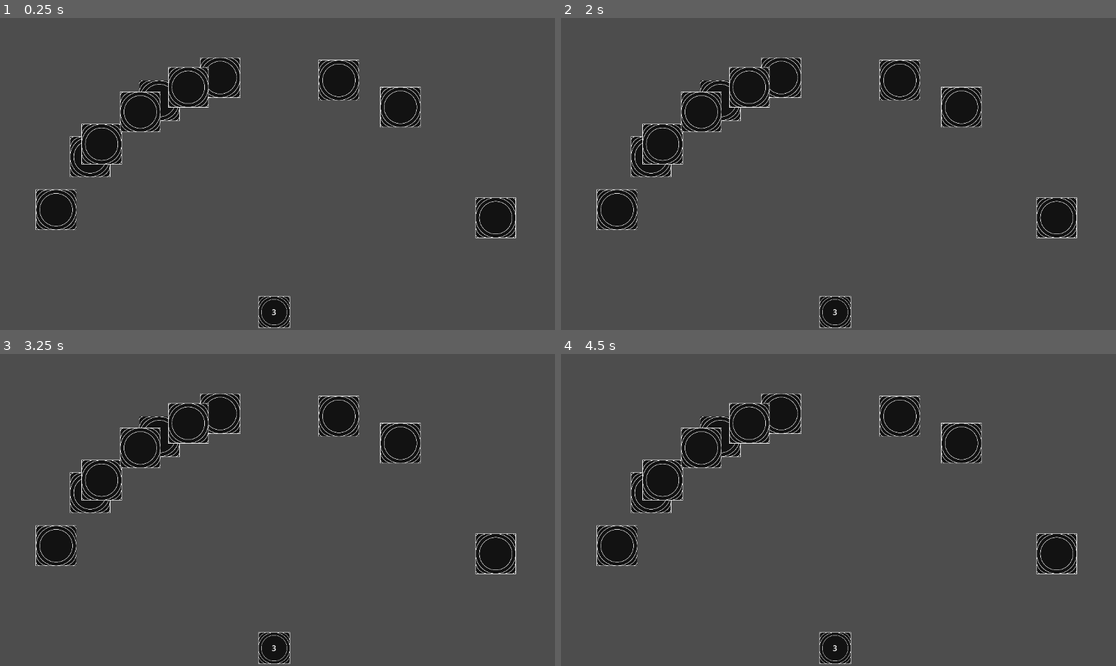
Above: before the commit, frames 1-4 (two rows, left to right).
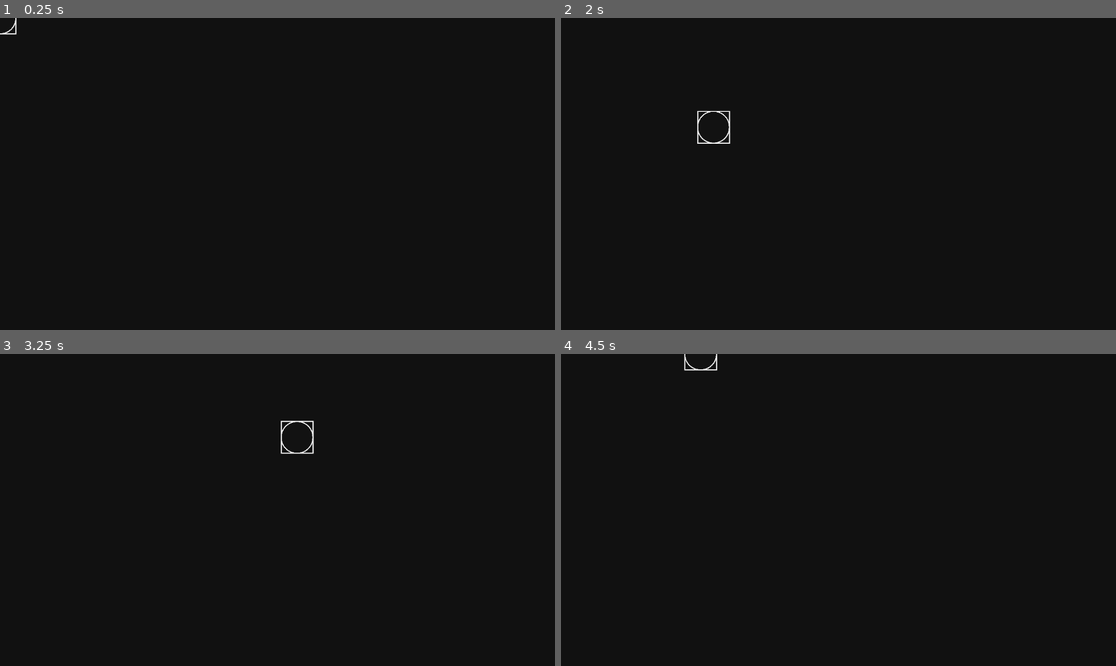
Above: after the commit, the same moments.

Repository: MemeCake789/Base01
Game: Godot game, scene res://main.tscn
Same seed, same stepped clock (60 frames per second), same inputs: the game is played once before the commit and once after it.
Inputs:
- Up to frame 1 (0.25 s): no input
- Up to frame 2 (2 s): tap Enter at 0.5 s; hold D (move_right, bound only after the commit) 0.53-1.28 s; tap Tab at 0.6 s; hold S (move_down, bound only after the commit) from 1.28 s (still down); tap Backspace at 1.35 s
- Up to frame 3 (3.25 s): release S (move_down, bound only after the commit) at 2.03 s; hold D (move_right, bound only after the commit) 2.03-2.78 s; tap Tab at 2.1 s; hold W (move_up, bound only after the commit) from 2.78 s (still down); tap Backspace at 2.85 s
- Up to frame 4 (4.5 s): release W (move_up, bound only after the commit) at 3.53 s; hold A (move_left, bound only after the commit) from 3.53 s (still down); tap Tab at 3.6 s; tap Backspace at 4.35 s

The runs differ from the first frame. In frame 1, 93% of the frame differs, in the area x 0-100%, y 0-100%; in frame 2, 93%; in frame 3, 93%; in frame 4, 93%.

Commit message:
New Game Concept
- New Game Idea : Top Down Shooter

Diff:
--- a/base.gd
+++ /dev/null
@@ -1,26 +0,0 @@
-extends Node2D
-
-@onready var enemy_spawn_pivot: Marker2D = %EnemySpawnPoint
-
-# Properties
-@export var radius : int = 500
-
-var item_scene = load("res://temp.tscn")
-
-func _ready():
-	var spawn_point_position = enemy_spawn_pivot.global_position
-
-	# Spawn enemies randomly around the spawn point
-	for _i in range(10):
-		# Generate a random angle between 0 and -π radians
-		var angle = randf_range(-0.34, -PI + 0.34)
-
-		# Calculate x and y coordinates
-		var x = cos(angle) * radius
-		var y = sin(angle) * radius
-
-		var start_position = Vector2(x, y)
-
-		var item = item_scene.instantiate()
-		item.position = start_position
-		add_child(item)
--- a/base.tscn
+++ /dev/null
@@ -1,34 +0,0 @@
-[gd_scene load_steps=4 format=3 uid="uid://bsgsg8ewjcgsk"]
-
-[ext_resource type="Texture2D" uid="uid://cyjlt8k2d8x2w" path="res://Assets/Base.png" id="1_327ae"]
-[ext_resource type="Script" path="res://base.gd" id="1_xu8bg"]
-
-[sub_resource type="RectangleShape2D" id="RectangleShape2D_cceck"]
-size = Vector2(68, 68)
-
-[node name="Base" type="Node2D"]
-position = Vector2(32, 32)
-script = ExtResource("1_xu8bg")
-
-[node name="Base" type="Sprite2D" parent="."]
-position = Vector2(1.90735e-06, 1.90735e-06)
-scale = Vector2(0.170103, 0.170103)
-texture = ExtResource("1_327ae")
-
-[node name="Hitbox" type="Area2D" parent="."]
-
-[node name="CollisionShape2D" type="CollisionShape2D" parent="Hitbox"]
-shape = SubResource("RectangleShape2D_cceck")
-
-[node name="Health" type="RichTextLabel" parent="."]
-offset_left = -13.0
-offset_top = -12.0
-offset_right = 13.0
-offset_bottom = 14.0
-bbcode_enabled = true
-text = "[center]3"
-metadata/_edit_use_anchors_ = true
-
-[node name="EnemySpawnPoint" type="Marker2D" parent="."]
-unique_name_in_owner = true
-gizmo_extents = 550.0
--- /dev/null
+++ b/icon.svg
@@ -0,0 +1 @@
+<svg xmlns="http://www.w3.org/2000/svg" width="128" height="128"><rect width="124" height="124" x="2" y="2" fill="#363d52" stroke="#212532" stroke-width="4" rx="14"/><g fill="#fff" transform="translate(12.322 12.322)scale(.101)"><path d="M105 673v33q407 354 814 0v-33z"/><path fill="#478cbf" d="m105 673 152 14q12 1 15 14l4 67 132 10 8-61q2-11 15-15h162q13 4 15 15l8 61 132-10 4-67q3-13 15-14l152-14V427q30-39 56-81-35-59-83-108-43 20-82 47-40-37-88-64 7-51 8-102-59-28-123-42-26 43-46 89-49-7-98 0-20-46-46-89-64 14-123 42 1 51 8 102-48 27-88 64-39-27-82-47-48 49-83 108 26 42 56 81zm0 33v39c0 276 813 276 814 0v-39l-134 12-5 69q-2 10-14 13l-162 11q-12 0-16-11l-10-65H446l-10 65q-4 11-16 11l-162-11q-12-3-14-13l-5-69z"/><path d="M483 600c0 34 58 34 58 0v-86c0-34-58-34-58 0z"/><circle cx="725" cy="526" r="90"/><circle cx="299" cy="526" r="90"/></g><g fill="#414042" transform="translate(12.322 12.322)scale(.101)"><circle cx="307" cy="532" r="60"/><circle cx="717" cy="532" r="60"/></g></svg>
--- /dev/null
+++ b/main.gd
@@ -0,0 +1,50 @@
+extends Node2D
+
+# original code by CowThing: https://github.com/godotengine/godot/issues/6506
+# port to Godot 3 and bugfixes by atomius.
+
+# usage:
+# set this script as AutoLoad (Singleton enabled)
+#
+# in the project settings:
+# [display]
+# set 'window/size/width' and 'window/size/height' to your desired render resolution.
+# set 'window/size/test_width' and 'window/size/test_height' to the initial window size.
+# set 'window/stretch/mode' to "viewport"
+#
+# [rendering]
+# set 'quality/2d/use_pixel_snap' to true.
+
+
+
+@onready var root = get_tree().root
+@onready var base_size = root.get_visible_rect().size
+
+
+func _ready():
+
+	root.set_attach_to_screen_rect(root.get_visible_rect())
+	_on_screen_resized()
+
+
+func _on_screen_resized():
+	var new_window_size = OS.window_size
+
+	var scale_w = max(int(new_window_size.x / base_size.x), 1)
+	var scale_h = max(int(new_window_size.y / base_size.y), 1)
+	var scale = min(scale_w, scale_h)
+
+	var diff = new_window_size - (base_size * scale)
+	var diffhalf = (diff * 0.5).floor()
+
+	root.set_attach_to_screen_rect(Rect2(diffhalf, base_size * scale))
+
+	# Black bars to prevent flickering:
+	var odd_offset = Vector2(int(new_window_size.x) % 2, int(new_window_size.y) % 2)
+
+	VisualServer.black_bars_set_margins(
+		max(diffhalf.x, 0), # prevent negative values, they make the black bars go in the wrong direction.
+		max(diffhalf.y, 0),
+		max(diffhalf.x, 0) + odd_offset.x,
+		max(diffhalf.y, 0) + odd_offset.y
+	)
--- a/main.tscn
+++ b/main.tscn
@@ -1,8 +1,11 @@
-[gd_scene load_steps=2 format=3 uid="uid://bf6v1ae40lclp"]
+[gd_scene load_steps=2 format=3 uid="uid://c17t18q6xn6um"]
 
-[ext_resource type="PackedScene" uid="uid://bsgsg8ewjcgsk" path="res://base.tscn" id="1_ion1b"]
+[ext_resource type="PackedScene" uid="uid://c3lrg1xy3kqgb" path="res://player.tscn" id="1_ye1hx"]
 
 [node name="Main" type="Node2D"]
 
-[node name="Base" parent="." instance=ExtResource("1_ion1b")]
-position = Vector2(569, 611)
+[node name="Polygon2D" type="Polygon2D" parent="."]
+color = Color(0.0705882, 0.0705882, 0.0705882, 1)
+polygon = PackedVector2Array(0, 0, 1152, 0, 1152, 648, 0, 648)
+
+[node name="Player" parent="." instance=ExtResource("1_ye1hx")]
--- /dev/null
+++ b/pixel.gdshader
@@ -0,0 +1,14 @@
+shader_type canvas_item;
+
+void vertex() {
+	// Called for every vertex the material is visible on.
+}
+
+void fragment() {
+	// Called for every pixel the material is visible on.
+}
+
+//void light() {
+	// Called for every pixel for every light affecting the CanvasItem.
+	// Uncomment to replace the default light processing function with this one.
+//}
--- /dev/null
+++ b/player.gd
@@ -0,0 +1,18 @@
+extends CharacterBody2D
+
+var speed = 400  # Maximum speed in pixels/sec
+var acceleration = 2000  # How quickly to reach max speed
+var friction = 1000  # How quickly to slow down
+
+func _physics_process(delta):
+	# Get input direction vector
+	var direction = Input.get_vector("move_left", "move_right", "move_up", "move_down")
+
+	# If there's input, accelerate in that direction
+	if direction != Vector2.ZERO:
+		velocity = velocity.move_toward(direction * speed, acceleration * delta)
+	# If no input, slow down to a stop
+	else:
+		velocity = velocity.move_toward(Vector2.ZERO, friction * delta)
+
+	move_and_slide()
--- /dev/null
+++ b/player.tscn
@@ -0,0 +1,22 @@
+[gd_scene load_steps=4 format=3 uid="uid://c3lrg1xy3kqgb"]
+
+[ext_resource type="Script" path="res://player.gd" id="1_avse6"]
+[ext_resource type="Texture2D" uid="uid://clyhbua34dayn" path="res://Image.png" id="2_soubv"]
+
+[sub_resource type="RectangleShape2D" id="RectangleShape2D_mxrov"]
+size = Vector2(70, 70)
+
+[node name="Player" type="CharacterBody2D"]
+script = ExtResource("1_avse6")
+
+[node name="CollisionShape2D" type="CollisionShape2D" parent="."]
+shape = SubResource("RectangleShape2D_mxrov")
+
+[node name="Area2D" type="Area2D" parent="."]
+
+[node name="CollisionShape2D" type="CollisionShape2D" parent="Area2D"]
+shape = SubResource("RectangleShape2D_mxrov")
+
+[node name="Sprite2D" type="Sprite2D" parent="."]
+scale = Vector2(0.17, 0.17)
+texture = ExtResource("2_soubv")
--- a/project.godot
+++ b/project.godot
@@ -10,12 +10,34 @@
 
 [application]
 
-config/name="Base01"
+config/name="TopDown"
 run/main_scene="res://main.tscn"
 config/features=PackedStringArray("4.3", "GL Compatibility")
 config/icon="res://icon.svg"
 
-[rendering]
+[input]
 
-renderer/rendering_method="gl_compatibility"
-renderer/rendering_method.mobile="gl_compatibility"
+move_up={
+"deadzone": 0.5,
+"events": [Object(InputEventKey,"resource_local_to_scene":false,"resource_name":"","device":-1,"window_id":0,"alt_pressed":false,"shift_pressed":false,"ctrl_pressed":false,"meta_pressed":false,"pressed":false,"keycode":0,"physical_keycode":87,"key_label":0,"unicode":119,"location":0,"echo":false,"script":null)
+, Object(InputEventKey,"resource_local_to_scene":false,"resource_name":"","device":-1,"window_id":0,"alt_pressed":false,"shift_pressed":false,"ctrl_pressed":false,"meta_pressed":false,"pressed":false,"keycode":0,"physical_keycode":4194320,"key_label":0,"unicode":0,"location":0,"echo":false,"script":null)
+]
+}
+move_down={
+"deadzone": 0.5,
+"events": [Object(InputEventKey,"resource_local_to_scene":false,"resource_name":"","device":-1,"window_id":0,"alt_pressed":false,"shift_pressed":false,"ctrl_pressed":false,"meta_pressed":false,"pressed":false,"keycode":0,"physical_keycode":83,"key_label":0,"unicode":115,"location":0,"echo":false,"script":null)
+, Object(InputEventKey,"resource_local_to_scene":false,"resource_name":"","device":-1,"window_id":0,"alt_pressed":false,"shift_pressed":false,"ctrl_pressed":false,"meta_pressed":false,"pressed":false,"keycode":0,"physical_keycode":4194322,"key_label":0,"unicode":0,"location":0,"echo":false,"script":null)
+]
+}
+move_left={
+"deadzone": 0.5,
+"events": [Object(InputEventKey,"resource_local_to_scene":false,"resource_name":"","device":-1,"window_id":0,"alt_pressed":false,"shift_pressed":false,"ctrl_pressed":false,"meta_pressed":false,"pressed":false,"keycode":0,"physical_keycode":65,"key_label":0,"unicode":97,"location":0,"echo":false,"script":null)
+, Object(InputEventKey,"resource_local_to_scene":false,"resource_name":"","device":-1,"window_id":0,"alt_pressed":false,"shift_pressed":false,"ctrl_pressed":false,"meta_pressed":false,"pressed":false,"keycode":0,"physical_keycode":4194319,"key_label":0,"unicode":0,"location":0,"echo":false,"script":null)
+]
+}
+move_right={
+"deadzone": 0.5,
+"events": [Object(InputEventKey,"resource_local_to_scene":false,"resource_name":"","device":-1,"window_id":0,"alt_pressed":false,"shift_pressed":false,"ctrl_pressed":false,"meta_pressed":false,"pressed":false,"keycode":0,"physical_keycode":68,"key_label":0,"unicode":100,"location":0,"echo":false,"script":null)
+, Object(InputEventKey,"resource_local_to_scene":false,"resource_name":"","device":-1,"window_id":0,"alt_pressed":false,"shift_pressed":false,"ctrl_pressed":false,"meta_pressed":false,"pressed":false,"keycode":0,"physical_keycode":4194321,"key_label":0,"unicode":0,"location":0,"echo":false,"script":null)
+]
+}
--- a/temp.tscn
+++ /dev/null
@@ -1,9 +0,0 @@
-[gd_scene load_steps=2 format=3 uid="uid://ccabs0eowqw7f"]
-
-[ext_resource type="Texture2D" uid="uid://cyjlt8k2d8x2w" path="res://Assets/Base.png" id="1_7bgt3"]
-
-[node name="Node2D" type="Node2D"]
-
-[node name="Base" type="Sprite2D" parent="."]
-scale = Vector2(0.216495, 0.216495)
-texture = ExtResource("1_7bgt3")
Binary file removed: Assets/Base.png
Binary file added: Image.png
Not shown, added: Image.png.import
Binary file added: Player.png
Not shown, changed: Player.png.import
Not shown, removed: addons/copilot/Copilot.gd
Not shown, removed: addons/copilot/CopilotUI.tscn
Not shown, removed: addons/copilot/GithubCopilot.gd
Not shown, removed: addons/copilot/LLM.gd
Not shown, removed: addons/copilot/OpenAIChat.gd
Not shown, removed: addons/copilot/OpenAICompletion.gd
Not shown, removed: addons/copilot/Plugin.gd
(and 8 more such lines)
